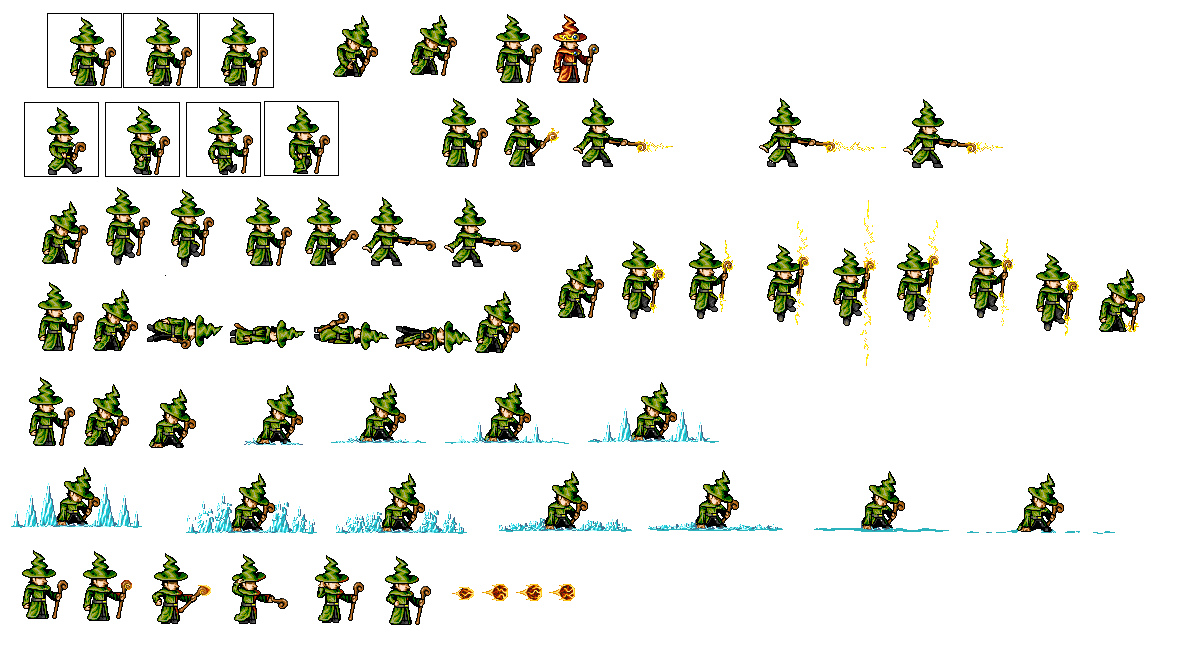
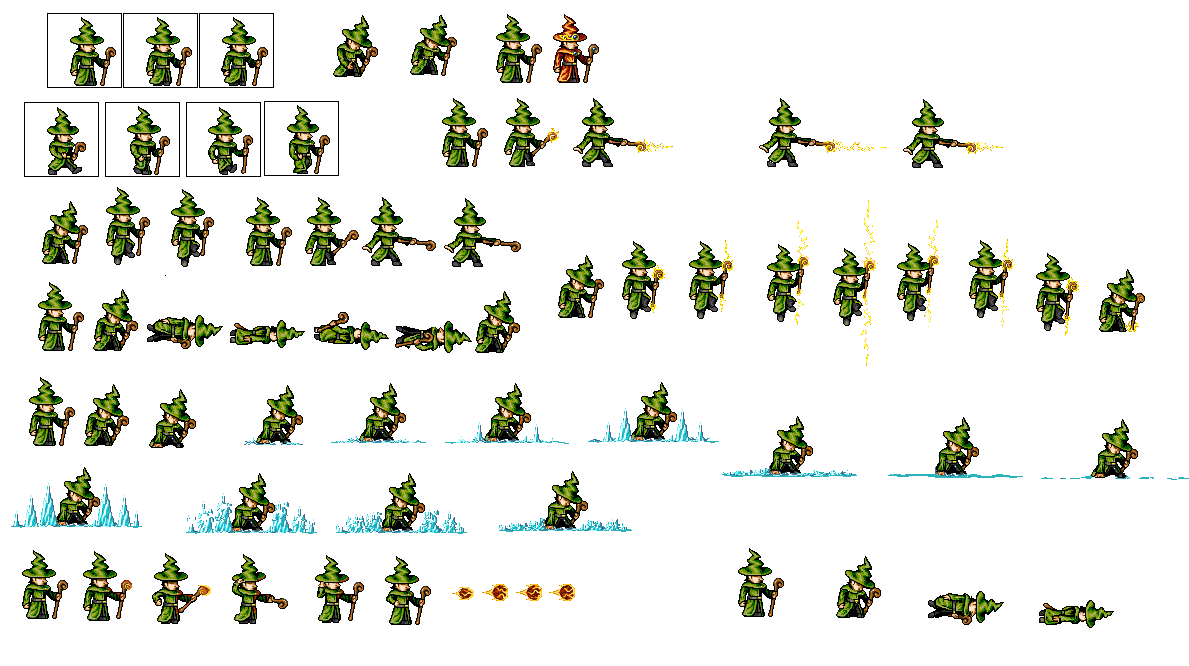
Revision of a layered 1189×666 image; what changed, layer by layer:
added layer "Livello incollato #8" above "Livello incollato #7" over (x1=722, y1=416, x2=1189, y2=480)
added layer "Livello incollato #7" above "Livello incollato #6" over (x1=1039, y1=600, x2=1114, y2=628)
added layer "Livello incollato #6" above "Livello incollato #5" over (x1=928, y1=591, x2=1004, y2=625)
added layer "Livello incollato #5" above "Livello incollato #4" over (x1=836, y1=556, x2=881, y2=618)
added layer "Livello incollato #4" above "Livello incollato #3" over (x1=738, y1=548, x2=784, y2=617)
painted on "mage_green.png" over (x1=648, y1=470, x2=1115, y2=534)
